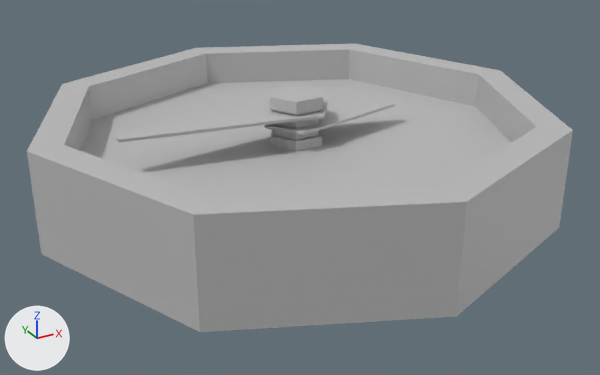
The FBX model Cryptique/Assets/FBX/Puzzles/boussole.fbx, before and after one commit.
Before and after are seen from a 50 mm lens placed at (-0.166, -0.305, 0.132), pointed at (-0.002, -0.007, -0.017). The axes (+X, +Y, +Z) are drawn at lower left. The lights are the same throughout. Where no turn or scale is listed for an object, it has been applied to the vertices.

The scene before the commit, as lines of its bpy script (objects in view):
```python
me_mesh = bpy.data.meshes.new('Mesh')
me_mesh.from_pydata(...)  # 71 vertices, 76 faces; spans x -0.115..0.115, y -0.115..0.115, z -0.025..0.025
me_mesh.materials.append(mat_boussole)  # grey #bcbcbc
me_mesh_001 = bpy.data.meshes.new('Mesh.001')
me_mesh_001.from_pydata(...)  # 15 vertices, 13 faces; spans x -0.0159..0.0513, y -0.0151..0.0151, z 0.0222..0.0235
me_mesh_001.materials.append(mat_boussole)  # grey #bcbcbc
me_mesh_002 = bpy.data.meshes.new('Mesh.002')
me_mesh_002.from_pydata(...)  # 15 vertices, 13 faces; spans x -0.0805..0.0159, y -0.0151..0.0151, z 0.0278..0.0291
me_mesh_002.materials.append(mat_boussole)  # grey #bcbcbc
ob_boussole1 = bpy.data.objects.new('Boussole1', me_mesh)
ob_boussole1.location = (0.0, 0.0, 0.0)
ob_fleche_1 = bpy.data.objects.new('Fleche_1', me_mesh_002)
ob_fleche_1.location = (0.0, 0.0, -0.0111)
ob_fleche_2 = bpy.data.objects.new('Fleche_2', me_mesh_001)
ob_fleche_2.location = (0.0, 0.0, -0.0111)
```
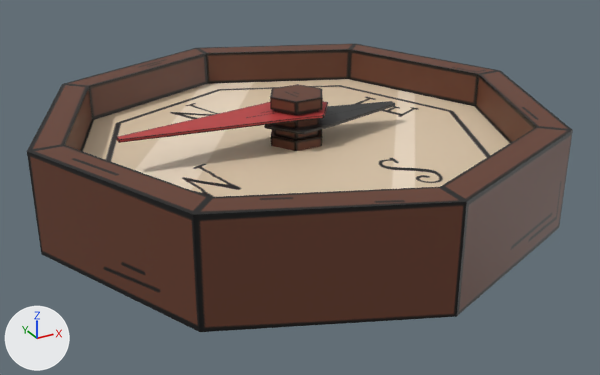
Where the newer file only moved an object's origin or applied its transform, the numbers keep the older frame.

What differs and where, as boxes [x1, y1, x2, y2] in the pictures (600 x 375 px):
```json
{"object": "Boussole1", "change": "recoloured", "before": [27, 43, 573, 332], "after": [27, 43, 573, 332], "on screen": "grey to brown"}
{"object": "Fleche_1", "change": "recoloured", "before": [116, 101, 328, 143], "after": [116, 101, 328, 143], "on screen": "grey to red"}
{"object": "Fleche_2", "change": "recoloured", "before": [264, 101, 395, 135], "after": [264, 101, 395, 135]}
```

Edits to the scene script, one JSON object a line:
```json
{"op": "add", "block": "img_boussole_rgb_png", "code": ["img_boussole_rgb_png = load_image('boussole_RGB.png', '../../Textures/boussole_RGB.png', 2048, 2048, 'sRGB')"]}
{"op": "add", "block": "mat_boussole2", "code": ["mat_boussole2 = principled_material('Boussole2')", "mat_boussole2.texture = img_boussole_rgb_png"]}
{"block": "me_mesh_002", "where": "me_mesh_002.from_pydata(...)  # 15 vertices, 13 faces; spans x -0.0805..0.0159, y -0.0151..0.0151, z 0.0278..0.0291"}
{"op": "remove", "block": "me_mesh_002", "code": "me_mesh_002.materials.append(mat_boussole)  # grey #bcbcbc"}
{"op": "add", "block": "me_mesh_002", "code": "me_mesh_002.materials.append(mat_boussole2)  # picture img_boussole_rgb_png"}
{"block": "me_mesh", "where": "me_mesh.from_pydata(...)  # 71 vertices, 76 faces; spans x -0.115..0.115, y -0.115..0.115, z -0.025..0.025"}
{"op": "remove", "block": "me_mesh", "code": "me_mesh.materials.append(mat_boussole)  # grey #bcbcbc"}
{"op": "add", "block": "me_mesh", "code": "me_mesh.materials.append(mat_boussole2)  # picture img_boussole_rgb_png"}
{"block": "me_mesh_001", "where": "me_mesh_001.from_pydata(...)  # 15 vertices, 13 faces; spans x -0.0159..0.0513, y -0.0151..0.0151, z 0.0222..0.0235"}
{"op": "remove", "block": "me_mesh_001", "code": "me_mesh_001.materials.append(mat_boussole)  # grey #bcbcbc"}
{"op": "add", "block": "me_mesh_001", "code": "me_mesh_001.materials.append(mat_boussole2)  # picture img_boussole_rgb_png"}
```
